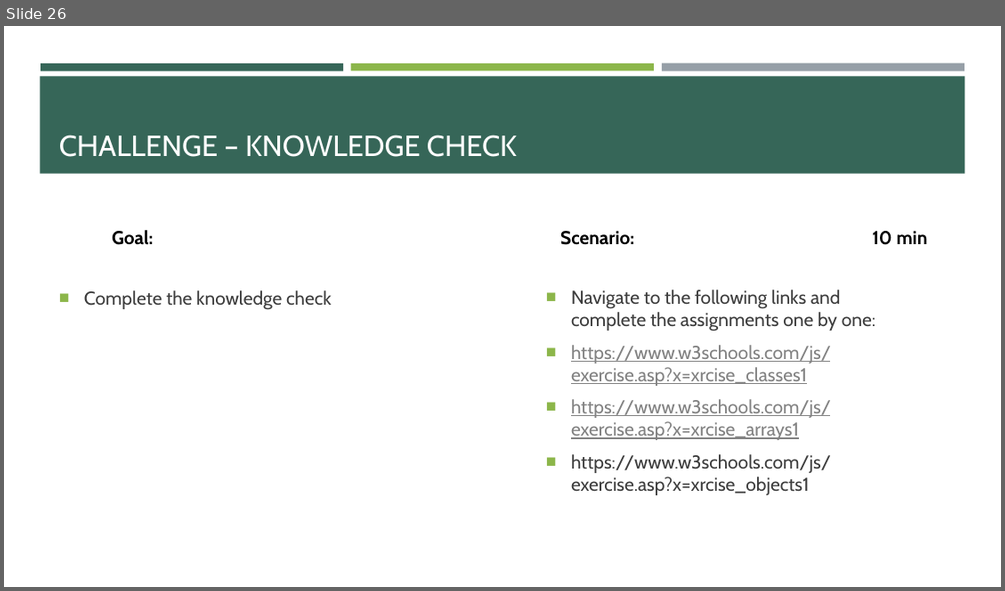
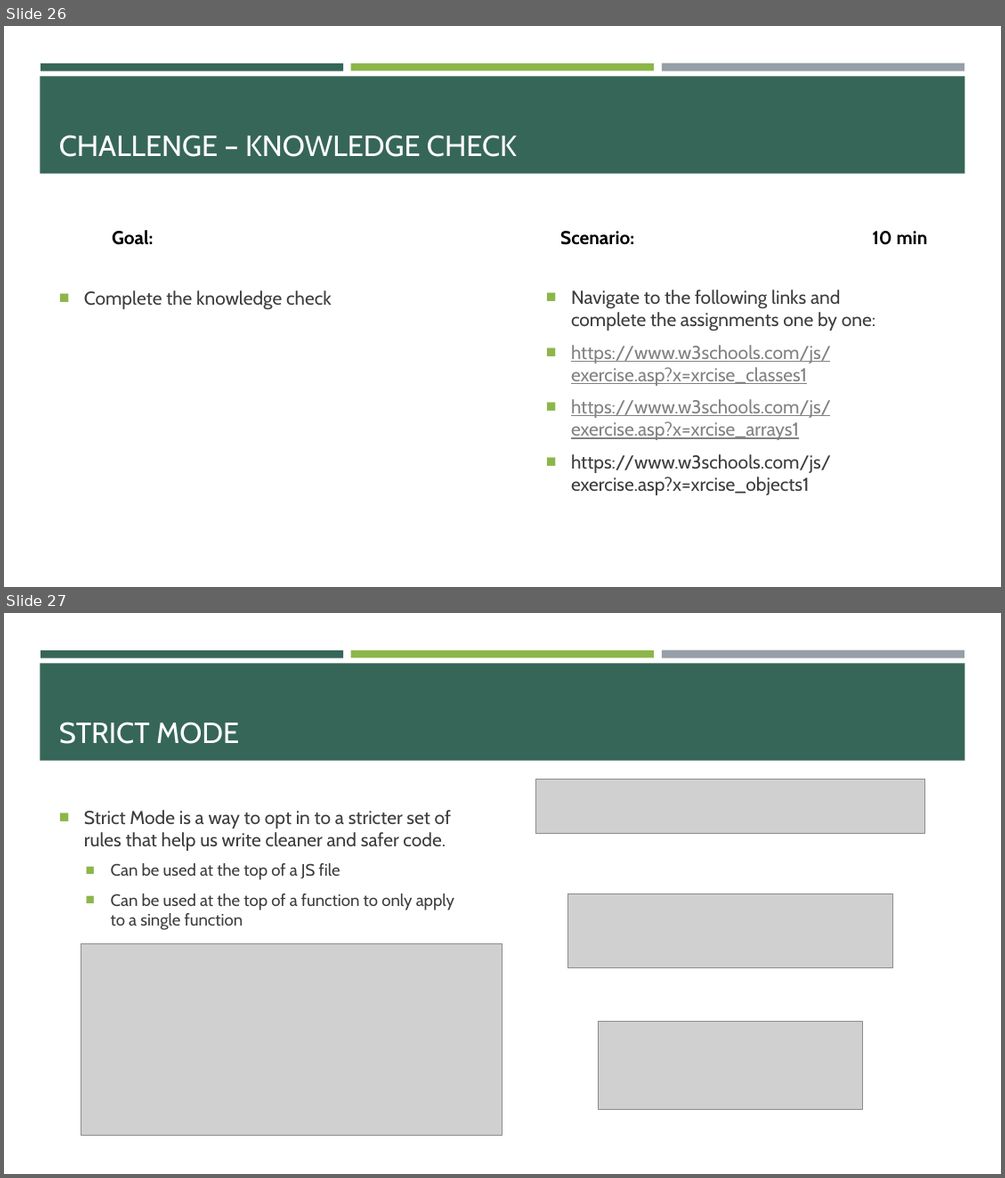
Before and after one commit to e-m-wilson/SNOW, a slide deck: Week_1/004-JavaScript/JavaScript.pptx. Shown one above the other, each under a label of ours: slide 26 before the commit, slides 26 and 27 after it. The pictures are 1005x591 and 1005x1178 pixels, drawn with LibreOffice and Linux fonts; fonts in the diff are those of the drawing; grey boxes stand for pictures. Boxes give left, top, right and bottom in pixels: in the first picture for what was removed or moved away, otherwise in the second. Text is boxed around its words. In the diff, an @@ line names an element or a change of style, - is before the commit and + after.

```diff
--- a/Week_1/004-JavaScript/JavaScript.pptx
+++ b/Week_1/004-JavaScript/JavaScript.pptx
@@ slide 27 added at (4, 613, 1001, 1174), background #FFFFFF; not listed: 4 template elements that a slide beside it also shows @@
@@ title added at (59, 722, 239, 744), 28 pt, text #FFFFFF @@
+STRICT MODE
@@ picture added at (535, 779, 925, 834) @@
@@ text added at (84, 810, 454, 930), 16 pt, text #3D3D3D @@
+■ Strict Mode is a way to opt in to a stricter set of rules that help us write cleaner and safer code.
+  ■ Can be used at the top of a JS file
+  ■ Can be used at the top of a function to only apply to a single function
@@ picture added at (568, 893, 894, 967) @@
@@ picture added at (81, 943, 502, 1135) @@
@@ picture added at (598, 1021, 863, 1109) @@
```
Also in this commit, not shown: 1 slide changed, 20 other slides added, 1 other file.
